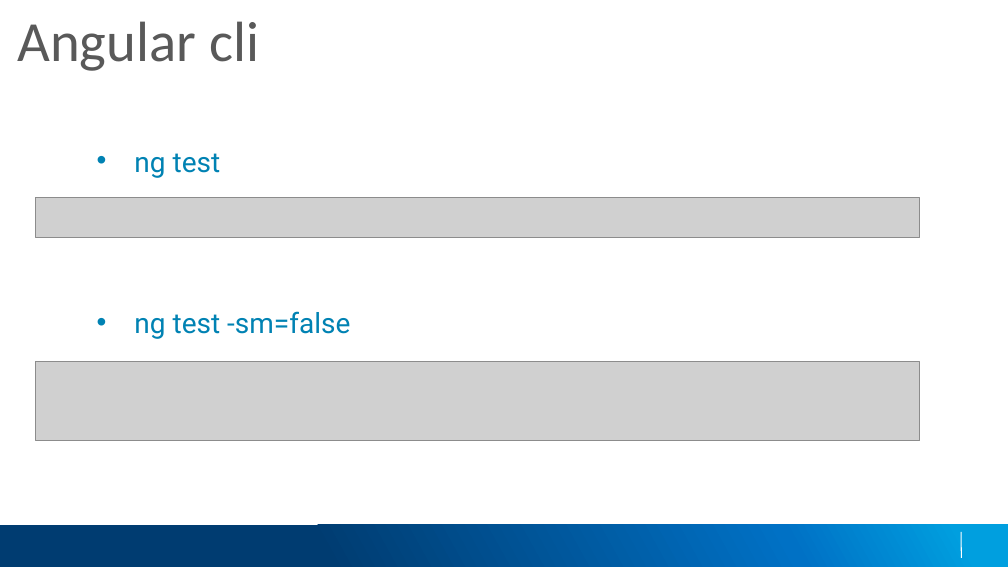
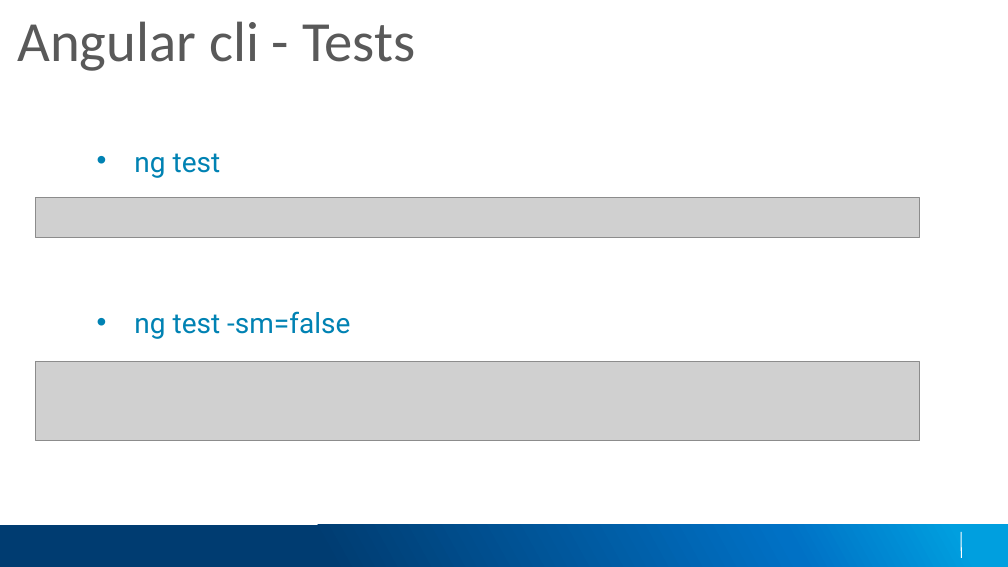
Before and after one commit to joshharrison626/Ng-TDD-Demo, a slide deck: slide 4 of slides/NG TDD.pptx. Drawn at 1008x567 pixels with LibreOffice and Linux fonts; fonts in the diff are those of the drawing; grey boxes stand for pictures; background and template pictures are left out. Boxes give left, top, right and bottom in pixels: in the first picture for what was removed or moved away, otherwise in the second. Text is boxed around its words. In the diff, an @@ line names an element or a change of style, - is before the commit and + after.

```diff
--- a/slides/NG TDD.pptx
+++ b/slides/NG TDD.pptx
@@ text at (17,21,416,71): text changed @@
-Angular cli
+Angular cli - Tests
```
Also in this commit, not shown: 4 other slides changed, 1 slide added, 3 other files.
